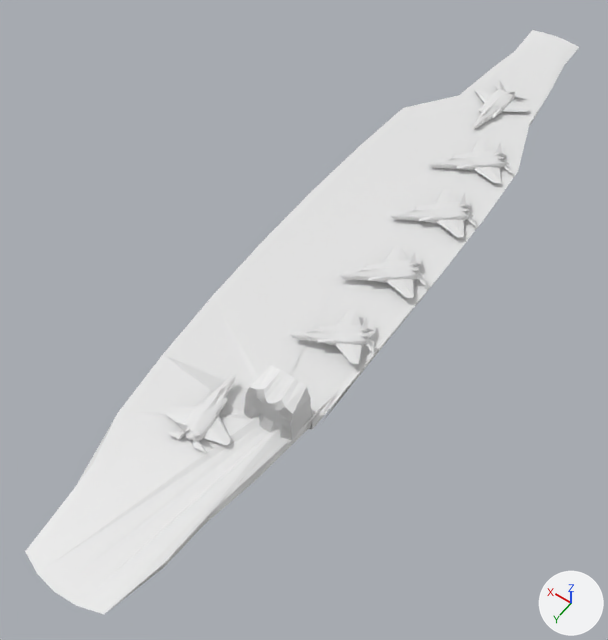
A saved change to the COLLADA model art/meshes/structural/aircraft_carrier.dae.
One viewpoint serves both versions: a 50 mm lens placed at (-53.5, 83.7, 122.9), pointed at (4.1, 3.0, -3.9). The lights are fixed; the arrows at lower right show +X, +Y and +Z.

Script lines for the objects in view, before the commit:
```python
me_ac = bpy.data.meshes.new('AC')
me_ac.from_pydata(...)  # 363 vertices, 676 faces; spans x -15.0..17.0, y -94.0..69.0, z -5.0..14.0
me_f_35 = bpy.data.meshes.new('F-35')
me_f_35.from_pydata(...)  # 482 vertices, 960 faces; spans x -14.58..-0.09, y -15.33..-1.74, z 5.61..9.7
me_f_35_001 = bpy.data.meshes.new('F-35.001')
me_f_35_001.from_pydata(...)  # 482 vertices, 960 faces; spans x -14.7..0.6, y -34.3..-20.2, z 5.3..9.6
me_f_35_002 = bpy.data.meshes.new('F-35.002')
me_f_35_002.from_pydata(...)  # 482 vertices, 960 faces; spans x -13.5..2.0, y -52.0..-37.5, z 5.1..9.5
me_f_35_003 = bpy.data.meshes.new('F-35.003')
me_f_35_003.from_pydata(...)  # 482 vertices, 960 faces; spans x -6.9..6.5, y -69.4..-53.1, z 5.1..9.4
me_f_35_004 = bpy.data.meshes.new('F-35.004')
me_f_35_004.from_pydata(...)  # 482 vertices, 960 faces; spans x -14.93..-0.84, y 2.82..14.39, z 6.01..9.8
me_f_35_005 = bpy.data.meshes.new('F-35.005')
me_f_35_005.from_pydata(...)  # 482 vertices, 960 faces; spans x -5.5..6.5, y 26.0..41.0, z 5.6..9.5
ob_ac = bpy.data.objects.new('AC', me_ac)
ob_ac.location = (0.0, 0.0, 0.0)
ob_f_35 = bpy.data.objects.new('F-35', me_f_35)
ob_f_35.location = (0.0, 0.0, 0.0)
ob_f_35_001 = bpy.data.objects.new('F-35.001', me_f_35_001)
ob_f_35_001.location = (0.0, 0.0, 0.0)
ob_f_35_002 = bpy.data.objects.new('F-35.002', me_f_35_002)
ob_f_35_002.location = (0.0, 0.0, 0.0)
ob_f_35_003 = bpy.data.objects.new('F-35.003', me_f_35_003)
ob_f_35_003.location = (0.0, 0.0, 0.0)
ob_f_35_004 = bpy.data.objects.new('F-35.004', me_f_35_004)
ob_f_35_004.location = (0.0, 0.0, 0.0)
ob_f_35_005 = bpy.data.objects.new('F-35.005', me_f_35_005)
ob_f_35_005.location = (0.0, 0.0, 0.0)
```
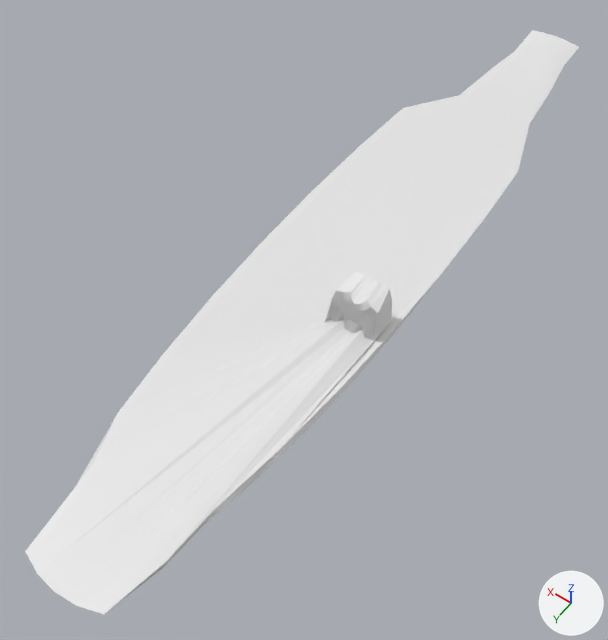
Scene script edits in JSON lines:
```json
{"block": "me_ac", "where": "me_ac.from_pydata(...)  # 363 vertices, 676 faces; spans x -15.0..17.0, y -94.0..69.0, z -5.0..14.0"}
{"block": "me_ac", "where": "# used by ob_ac; location = (0.0, 0.0, 0.0)"}
{"block": "me_ac", "change": "me_ac part 1: 102 of the vertices in x -14.0..-3.0, y 24.0..31.0, z 4.0..14.0 are moved by (0.0, -24.0, 0.0)"}
{"block": "me_ac", "change": "me_ac part 2: the 1 vertex in x -3.0, y 26.0, z 5.0 is moved by (0.0, -18.0, 0.0)"}
{"op": "remove", "block": "ob_f_35", "code": ["ob_f_35 = bpy.data.objects.new('F-35', me_f_35)", "ob_f_35.location = (0.0, 0.0, 0.0)"]}
{"op": "remove", "block": "ob_f_35_001", "code": ["ob_f_35_001 = bpy.data.objects.new('F-35.001', me_f_35_001)", "ob_f_35_001.location = (0.0, 0.0, 0.0)"]}
{"op": "remove", "block": "ob_f_35_002", "code": ["ob_f_35_002 = bpy.data.objects.new('F-35.002', me_f_35_002)", "ob_f_35_002.location = (0.0, 0.0, 0.0)"]}
{"op": "remove", "block": "ob_f_35_003", "code": ["ob_f_35_003 = bpy.data.objects.new('F-35.003', me_f_35_003)", "ob_f_35_003.location = (0.0, 0.0, 0.0)"]}
{"op": "remove", "block": "ob_f_35_004", "code": ["ob_f_35_004 = bpy.data.objects.new('F-35.004', me_f_35_004)", "ob_f_35_004.location = (0.0, 0.0, 0.0)"]}
{"op": "remove", "block": "ob_f_35_005", "code": ["ob_f_35_005 = bpy.data.objects.new('F-35.005', me_f_35_005)", "ob_f_35_005.location = (0.0, 0.0, 0.0)"]}
```

Location of each change, (x1, y1, x2, y2) in pixels of the pictures (608 x 640 px; the box of a moved part takes in the faces that stretch with it):
```json
{"object": "F-35.005", "change": "deleted", "before": [164, 375, 235, 454]}
{"object": "F-35.004", "change": "deleted", "before": [289, 309, 374, 364]}
{"object": "F-35", "change": "deleted", "before": [339, 246, 427, 298]}
{"object": "F-35.001", "change": "deleted", "before": [390, 189, 477, 237]}
{"object": "F-35.002", "change": "deleted", "before": [428, 139, 513, 183]}
{"object": "F-35.003", "change": "deleted", "before": [473, 80, 530, 129]}
{"part": 1, "of": "me_ac", "change": "moved or reshaped", "before": [154, 80, 534, 530], "after": [154, 80, 534, 530]}
{"part": 2, "of": "me_ac", "change": "moved or reshaped", "before": [163, 297, 259, 414], "after": [163, 296, 332, 354]}
```
